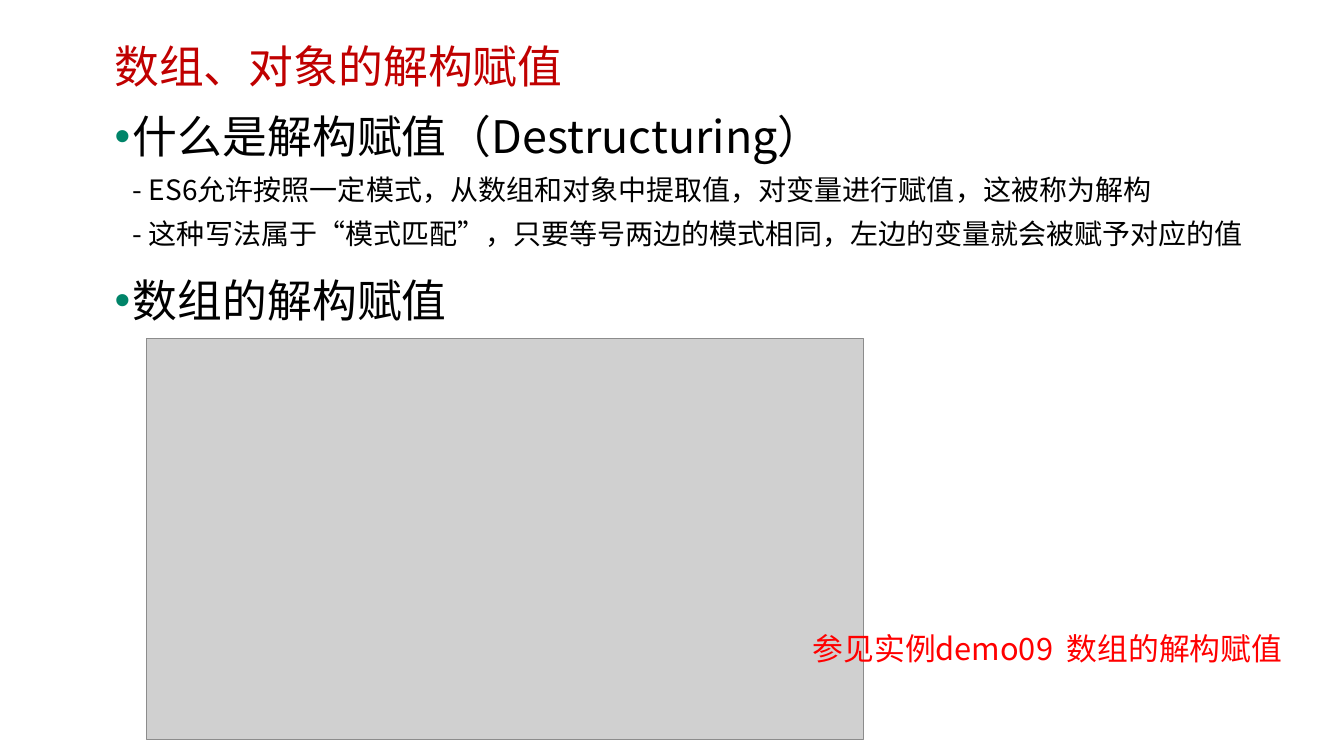
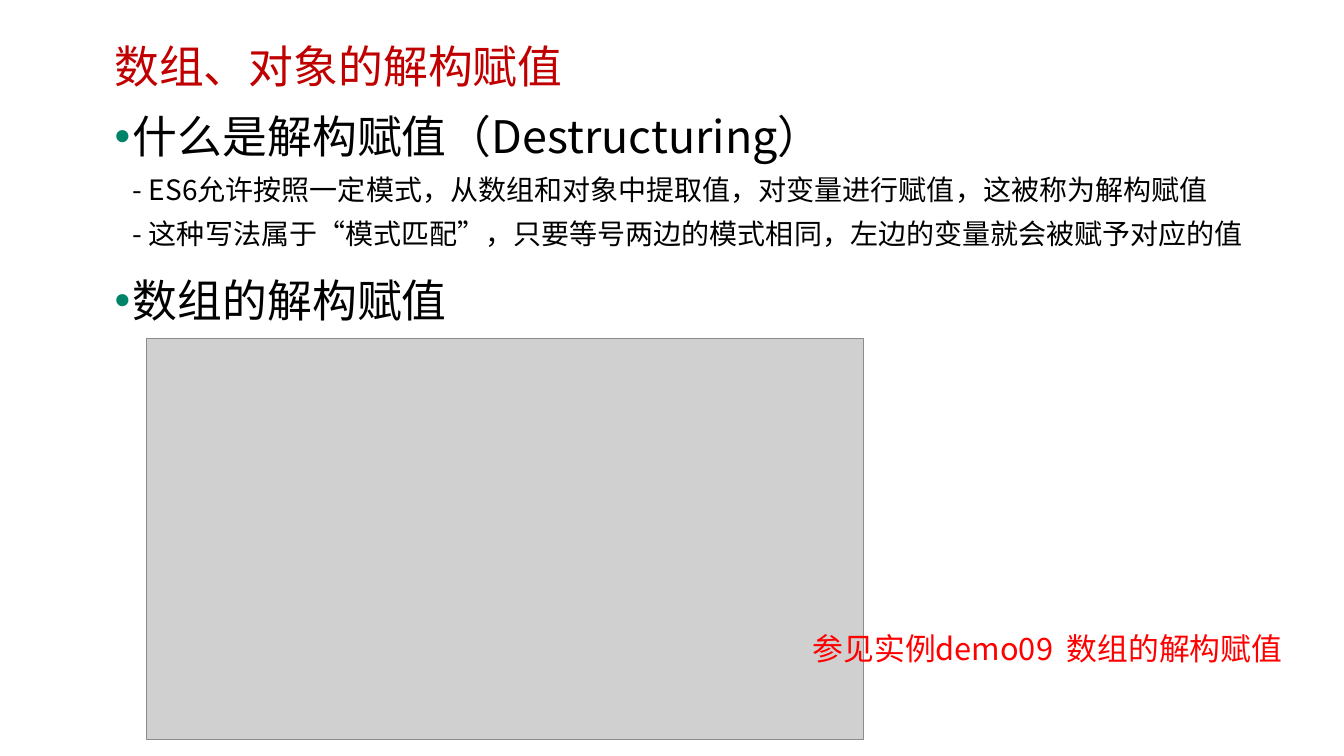
Before and after one commit to edu2act/course-javascript-advanced, a slide deck: slide 20 of 课程PPT/13.ECMAScript 6 一.pptx (slide 19 before the commit). Drawn at 1344x756 pixels with LibreOffice and Linux fonts; fonts in the diff are those of the drawing; grey boxes stand for pictures; background and template pictures are left out. Boxes give left, top, right and bottom in pixels: in the first picture for what was removed or moved away, otherwise in the second. Text is boxed around its words. In the diff, an @@ line names an element or a change of style, - is before the commit and + after.

```diff
--- a/课程PPT/13.ECMAScript 6 一.pptx
+++ b/课程PPT/13.ECMAScript 6 一.pptx
@@ text at <box>133,114,1243,247</box>: text changed @@
-• 什么是解构赋值（Destructuring）
-  - ES6允许按照一定模式，从数组和对象中提取值，对变量进行赋值，这被称为解构
-  - 这种写法属于“模式匹配”，只要等号两边的模式相同，左边的变量就会被赋予对应的值
+• 什么是解构赋值（Destructuring）
+  - ES6允许按照一定模式，从数组和对象中提取值，对变量进行赋值，这被称为解构赋值
+  - 这种写法属于“模式匹配”，只要等号两边的模式相同，左边的变量就会被赋予对应的值
```
Also in this commit, not shown: 8 other slides changed, 2 slides added, 11 other files.
